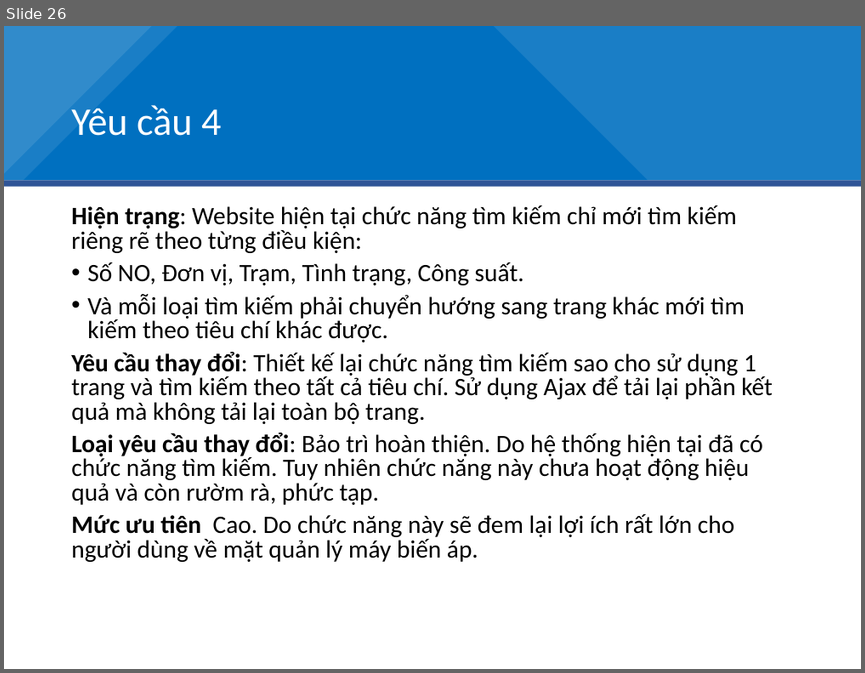
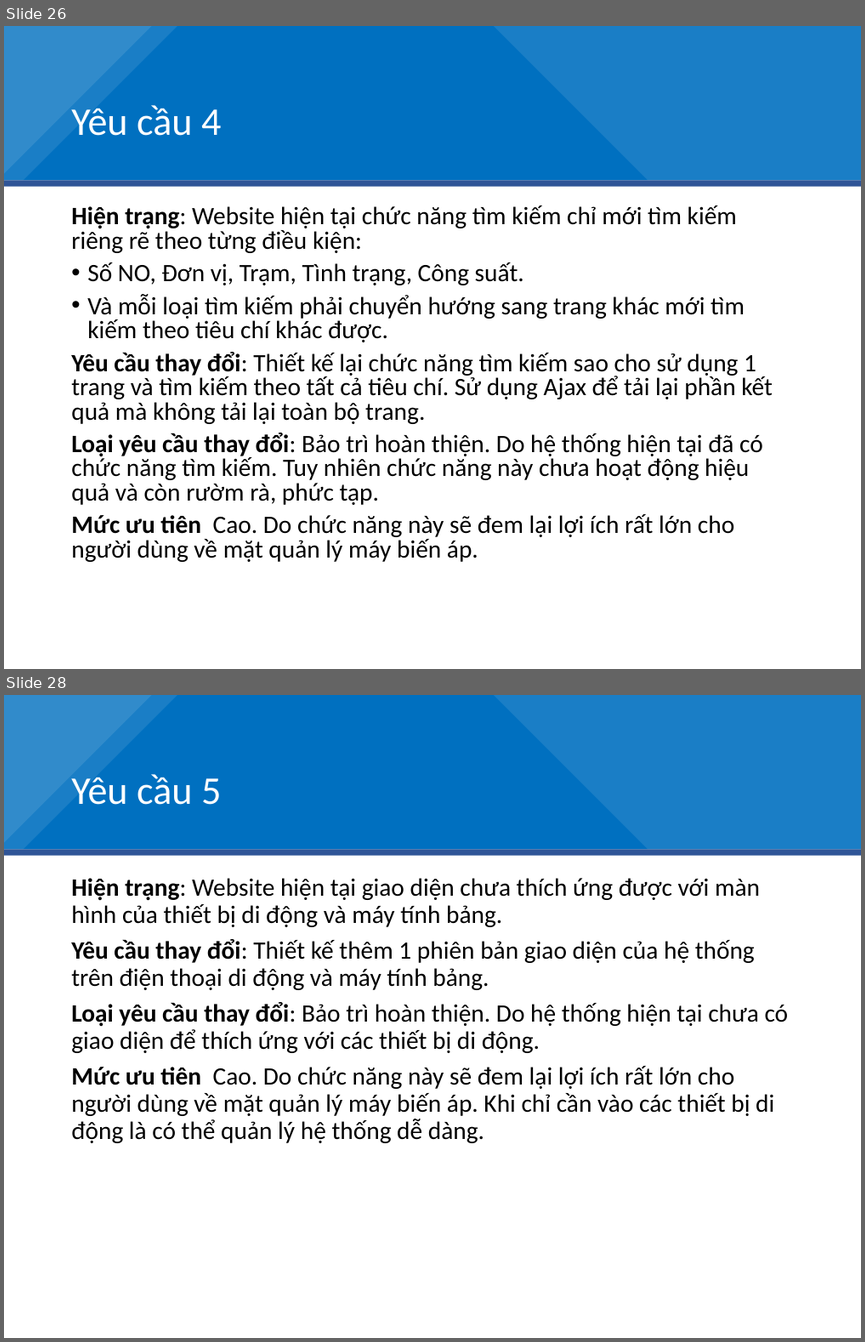
Before and after one commit to duduct/BaoTriPhanMem, a slide deck: BaiTap2/BT01_BT2_Slide.pptx. Shown one above the other, each under a label of ours: slide 26 before the commit, slides 26 and 28 after it; the slides between them are not shown. The pictures are 865x673 and 865x1342 pixels, drawn with LibreOffice and Linux fonts; fonts in the diff are those of the drawing. Boxes give left, top, right and bottom in pixels: in the first picture for what was removed or moved away, otherwise in the second. Text is boxed around its words. In the diff, an @@ line names an element or a change of style, - is before the commit and + after.

Commit message:
Cập nhật slide báo cáo
Yêu cầu 6->13,  chính tả phân tích sự tác động.

```diff
--- a/BaiTap2/BT01_BT2_Slide.pptx
+++ b/BaiTap2/BT01_BT2_Slide.pptx
@@ slide 28 added at (4,695,861,1338), background #FFFFFF; not listed: 5 template elements that a slide beside it also shows @@
@@ title added at (71,771,221,805), 33 pt, text #FFFFFF @@
+Yêu cầu 5
@@ text added at (71,878,789,1143), 21 pt, text #000000 @@
+Hiện trạng: Website hiện tại giao diện chưa thích ứng được với màn hình của thiết bị di động và máy tính bảng.
+Yêu cầu thay đổi: Thiết kế thêm 1 phiên bản giao diện của hệ thống trên điện thoại di động và máy tính bảng.
+Loại yêu cầu thay đổi: Bảo trì hoàn thiện. Do hệ thống hiện tại chưa có giao diện để thích ứng với các thiết bị di động.
+Mức ưu tiên Cao. Do chức năng này sẽ đem lại lợi ích rất lớn cho người dùng về mặt quản lý máy biến áp. Khi chỉ cần vào các thiết bị di động là có thể quản lý hệ thống dễ dàng.
```
Also in this commit, not shown: 1 slide changed, 16 other slides added, 1 other file.
